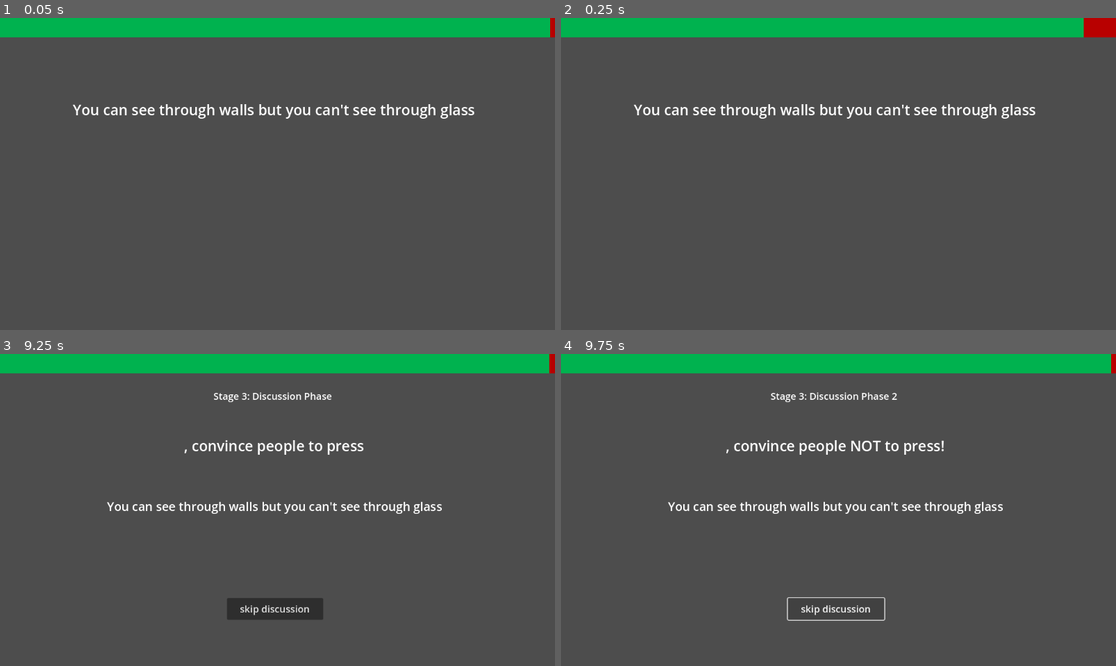
Above: before the commit, frames 1-4 (two rows, left to right).
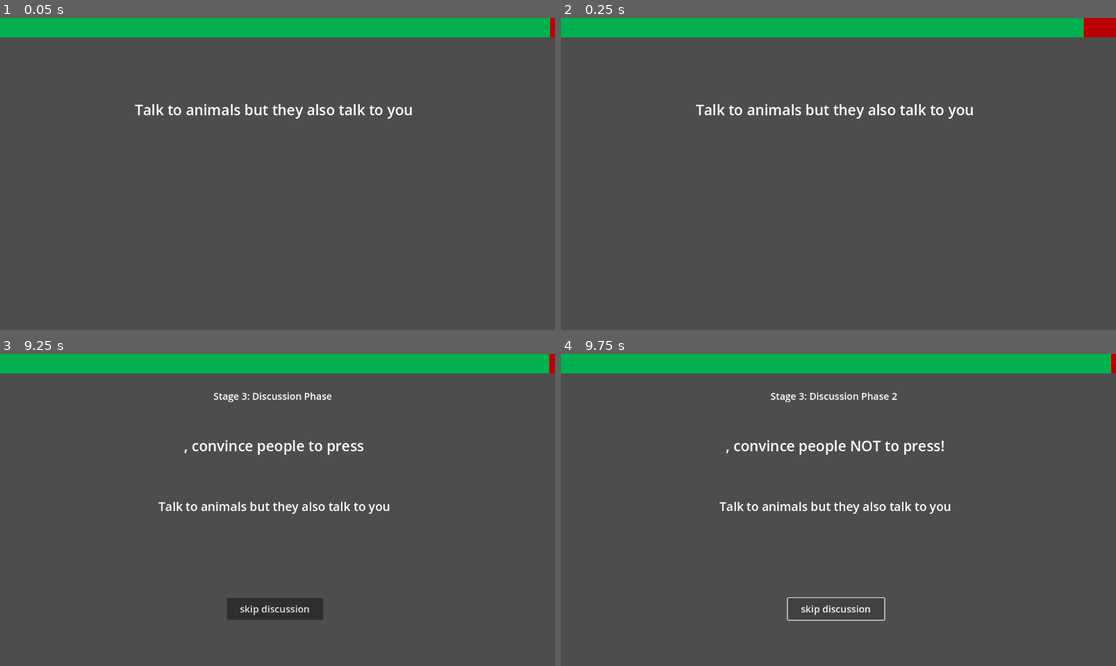
Above: after the commit, the same moments.

Repository: Beepered/WouldYouPressTheButton-Special
Game: Godot game, scene res://scenes/PlayScene.tscn
Same seed, same stepped clock (60 frames per second), same inputs: the game is played once before the commit and once after it. This scene is started directly instead of the project's main scene.
Inputs (mouse positions are in pixels of both pictures, inside the frame that each line leads up to):
- Up to frame 1 (0.05 s): no input
- Up to frame 2 (0.25 s): no input
- Up to frame 3 (9.25 s): move the mouse to (399, 494) at 0.52 s; click (399, 494) at 0.67 s; move the mouse to (166, 525) at 1.27 s; click (166, 525) at 1.42 s; move the mouse to (333, 441) at 2.02 s; click (333, 441) at 2.17 s; move the mouse to (249, 572) at 2.77 s; click (249, 572) at 2.92 s; move the mouse to (444, 556) at 3.52 s; click (444, 556) at 3.67 s; move the mouse to (111, 463) at 4.27 s; click (111, 463) at 4.42 s; move the mouse to (305, 510) at 5.02 s; click (305, 510) at 5.17 s; move the mouse to (194, 432) at 5.77 s; click (194, 432) at 5.92 s; move the mouse to (399, 494) at 6.52 s; click (399, 494) at 6.67 s; move the mouse to (166, 525) at 7.27 s; click (166, 525) at 7.42 s; move the mouse to (333, 441) at 8.02 s; click (333, 441) at 8.17 s; move the mouse to (249, 572) at 8.77 s; click (249, 572) at 8.92 s
- Up to frame 4 (9.75 s): click "skip discussion" at 9.5 s

The runs differ from the first frame. In frame 1, 1.3% of the frame differs, in the area x 13-86%, y 27-33%; in frame 2, 1.3%; in frame 3, 0.9%; in frame 4, 0.9%.
Error before the commit: Modulo by zero error in operator '%'. (res://scripts/play/discussion.gd:256)
Error after the commit: Modulo by zero error in operator '%'. (res://scripts/play/discussion.gd:257)

Commit message:
giving points and a few more prompts

Diff:
--- a/wouldyoupressthebutton-special/scripts/play/discussion.gd
+++ b/wouldyoupressthebutton-special/scripts/play/discussion.gd
@@ -26,7 +26,6 @@
 var voteCount = 0 # Brendan: this can just be hasVoted.size()
 var currentPlayer: String = ""
 var hasVoted = []
-#var initialVotes = {} # Tracks players initial votes
 var finalVotes = {}
 
 var chosenPrompt
@@ -208,8 +207,10 @@
 			continue
 		var finalVote = finalVotes.get(player, 0) # Default to 0 if not voted
 		if finalVote:
+			points[persuader] += 1
 			pressVotes += 1
 		else:
+			points[opposer] += 1
 			dontPressVotes += 1
 
 	# Determine the winner
@@ -284,7 +285,6 @@
 
 	var count = 0
 	for name in Global.playerNames:
-		#ranking += "%s: %d\n" % [name, points[name]] #hiding this because I don't like it
 		var tiddle = rankTiddle.instantiate()
 		var x = get_viewport().size.x / 2 - ((Global.playerNames.size() * 90) / 2) + (count*90)
 		tiddle.position = Vector2(x, 450)
Not shown, changed: wouldyoupressthebutton-special/prompts.txt
